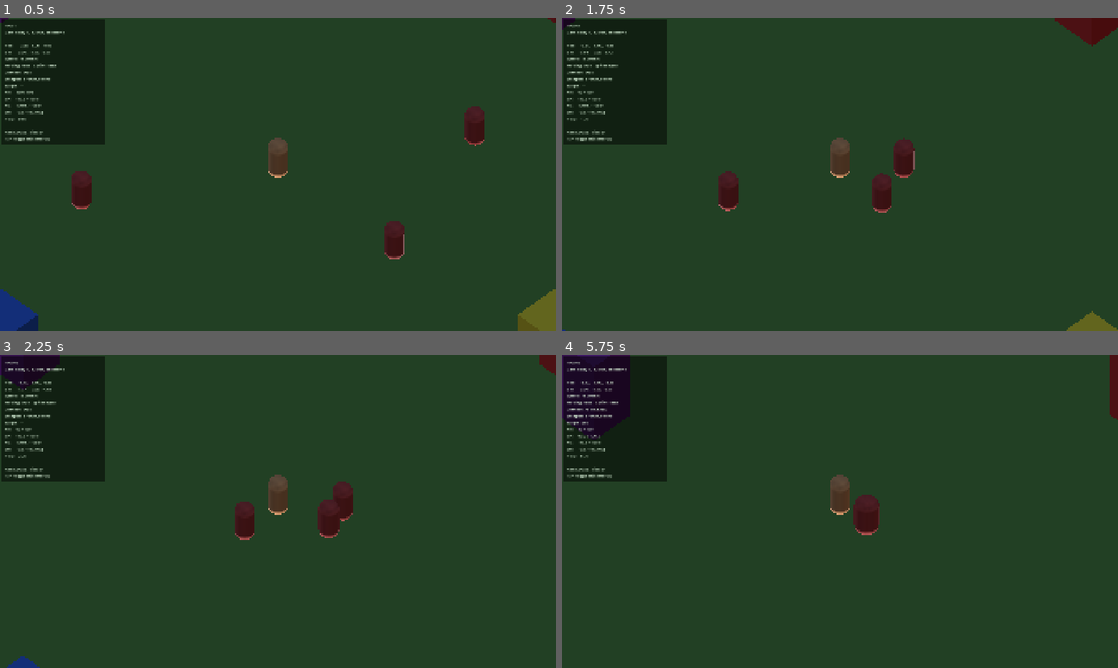
Above: before the commit, frames 1-4 (two rows, left to right).
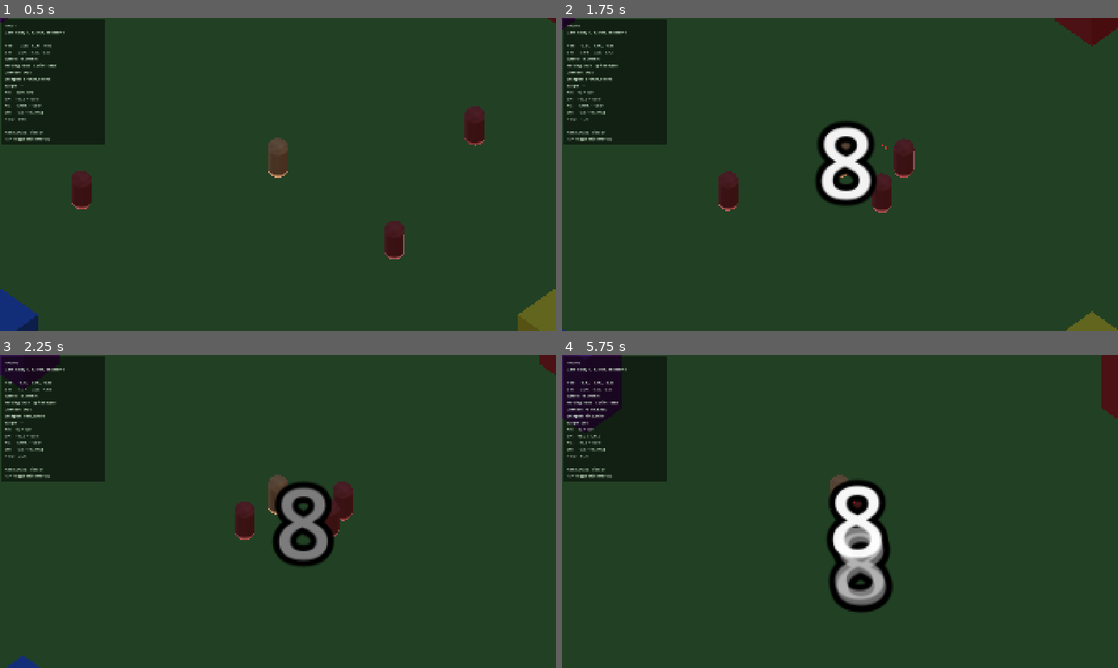
Above: after the commit, the same moments.

Repository: jacksonrumley08/Sovereign
Game: Godot game, scene res://scenes/main/main.tscn
The game is run twice, just before and just after one commit, with the same random seed, the same clock (stepped at 60 frames per second) and the same inputs.
Inputs (mouse positions are in pixels of both pictures, inside the frame that each line leads up to):
- Up to frame 1 (0.5 s): no input
- Up to frame 2 (1.75 s): tap Enter at 0.5 s; move the mouse to (962, 158) at 0.52 s; tap 1 at 0.6 s; click (962, 158) at 0.67 s; tap 2 at 0.8 s; drag from (728, 190) to (812, 237) at 1.27 s
- Up to frame 3 (2.25 s): move the mouse to (333, 442) at 2.02 s; tap 3 at 2.1 s; click (333, 442) at 2.17 s
- Up to frame 4 (5.75 s): tap 4 at 2.3 s; drag from (812, 574) to (673, 464) at 2.77 s; move the mouse to (1006, 558) at 3.52 s; tap 5 at 3.6 s; click (1006, 558) at 3.67 s; tap 6 at 3.8 s; drag from (673, 464) to (756, 433) at 4.27 s; move the mouse to (867, 511) at 5.02 s; tap 7 at 5.1 s; click (867, 511) at 5.17 s; tap 1 at 5.3 s

Frame 1 is identical in both runs. In frame 2, 2.4% of the frame differs, in the area x 45-59%, y 32-60%; in frame 3, 2.4%; in frame 4, 4.8%, in the area x 3-100%, y 0-83%.

Commit message:
Combat polish: damage numbers, hit effects, weapon hotswap
- CO-015 floating damage numbers (Label3D, color-coded for crits/blocks, tween up + fade)
- CO-016 hit effect particle burst at impact point
- Weapon hotswap on number keys 1-7 for combat feel testing
  (1=flint_knife, 2=bronze_sword, 3=iron_sword, 4=bronze_spear,
   5=iron_spear, 6=bronze_mace, 7=iron_mace)

Co-Authored-By: Claude Opus 4.7 (1M context) <noreply@anthropic.com>

Diff:
--- /dev/null
+++ b/scenes/effects/damage_number.gd
@@ -0,0 +1,32 @@
+extends Node3D
+
+# CO-015: Floating damage number that tweens up + fades.
+
+@onready var label: Label3D = $Label3D
+
+const FLOAT_HEIGHT: float = 2.0
+const DURATION: float = 1.0
+
+
+func setup(amount: int, hit_zone: String, blocked: bool) -> void:
+	if blocked:
+		label.text = "BLOCKED"
+		label.modulate = Color(0.7, 0.7, 0.7, 1)
+	else:
+		label.text = str(amount)
+		# Color: red for crit/heavy/head, white normal, gray for low
+		if hit_zone == "head" or amount >= 30:
+			label.modulate = Color(1, 0.3, 0.3, 1)
+		elif amount < 5:
+			label.modulate = Color(0.7, 0.7, 0.7, 1)
+		else:
+			label.modulate = Color(1, 1, 1, 1)
+
+
+func _ready() -> void:
+	var start_pos: Vector3 = global_position
+	var end_pos: Vector3 = start_pos + Vector3(0, FLOAT_HEIGHT, 0)
+	var tween := create_tween().set_parallel(true)
+	tween.tween_property(self, "global_position", end_pos, DURATION).set_trans(Tween.TRANS_QUAD).set_ease(Tween.EASE_OUT)
+	tween.tween_property(label, "modulate:a", 0.0, DURATION).set_trans(Tween.TRANS_QUAD).set_ease(Tween.EASE_IN)
+	tween.chain().tween_callback(queue_free)
--- /dev/null
+++ b/scenes/effects/damage_number.tscn
@@ -0,0 +1,15 @@
+[gd_scene load_steps=2 format=3 uid="uid://b8sov1damnum001"]
+
+[ext_resource type="Script" path="res://scenes/effects/damage_number.gd" id="1_dn"]
+
+[node name="DamageNumber" type="Node3D"]
+script = ExtResource("1_dn")
+
+[node name="Label3D" type="Label3D" parent="."]
+billboard = 1
+no_depth_test = true
+fixed_size = true
+pixel_size = 0.01
+font_size = 64
+outline_size = 16
+text = "0"
--- /dev/null
+++ b/scenes/effects/hit_effect.gd
@@ -0,0 +1,12 @@
+extends Node3D
+
+# CO-016: Hit effect particle burst at impact point.
+
+@onready var particles: GPUParticles3D = $GPUParticles3D
+
+
+func _ready() -> void:
+	particles.emitting = true
+	# Auto-despawn shortly after particles finish
+	await get_tree().create_timer(particles.lifetime + 0.5).timeout
+	queue_free()
--- /dev/null
+++ b/scenes/effects/hit_effect.tscn
@@ -0,0 +1,37 @@
+[gd_scene load_steps=5 format=3 uid="uid://b8sov1hitfx0001"]
+
+[ext_resource type="Script" path="res://scenes/effects/hit_effect.gd" id="1_hf"]
+
+[sub_resource type="SphereMesh" id="SphereMesh_1"]
+radius = 0.05
+height = 0.1
+radial_segments = 6
+rings = 3
+
+[sub_resource type="StandardMaterial3D" id="StandardMaterial3D_1"]
+shading_mode = 0
+albedo_color = Color(0.95, 0.2, 0.15, 1)
+
+[sub_resource type="ParticleProcessMaterial" id="ParticleProcessMaterial_1"]
+emission_shape = 1
+emission_sphere_radius = 0.1
+direction = Vector3(0, 1, 0)
+spread = 60.0
+initial_velocity_min = 2.0
+initial_velocity_max = 4.0
+gravity = Vector3(0, -9.8, 0)
+scale_min = 0.5
+scale_max = 1.5
+
+[node name="HitEffect" type="Node3D"]
+script = ExtResource("1_hf")
+
+[node name="GPUParticles3D" type="GPUParticles3D" parent="."]
+emitting = false
+amount = 16
+lifetime = 0.5
+one_shot = true
+explosiveness = 1.0
+process_material = SubResource("ParticleProcessMaterial_1")
+draw_pass_1 = SubResource("SphereMesh_1")
+material_override = SubResource("StandardMaterial3D_1")
--- a/scenes/entities/npc.gd
+++ b/scenes/entities/npc.gd
@@ -118,6 +118,24 @@
 	var amount: int = damage_result.get("final_damage", 0)
 	GameManager.log("info", "NPC hit for %d (%s)" % [amount, damage_result.get("hit_zone", "?")])
 	health_component.take_damage(amount)
+	_spawn_damage_vfx(amount, damage_result.get("hit_zone", "torso"), damage_result.get("blocked", false))
+
+
+func _spawn_damage_vfx(amount: int, zone: String, blocked: bool) -> void:
+	var hit_pos: Vector3 = global_position + Vector3(0, 1.5, 0)
+	# Damage number
+	var dn_scene: PackedScene = load("res://scenes/effects/damage_number.tscn")
+	if dn_scene:
+		var dn: Node3D = dn_scene.instantiate()
+		get_tree().current_scene.add_child(dn)
+		dn.global_position = hit_pos
+		dn.setup(amount, zone, blocked)
+	# Hit burst
+	var fx_scene: PackedScene = load("res://scenes/effects/hit_effect.tscn")
+	if fx_scene:
+		var fx: Node3D = fx_scene.instantiate()
+		get_tree().current_scene.add_child(fx)
+		fx.global_position = hit_pos
 
 
 func _on_damaged(_amount: int) -> void:
--- a/scenes/player/player.gd
+++ b/scenes/player/player.gd
@@ -50,6 +50,22 @@
 	if event is InputEventMouseButton and event.pressed:
 		if event.button_index == MOUSE_BUTTON_LEFT:
 			_handle_left_click(event.position)
+	elif event is InputEventKey and event.pressed and not event.echo:
+		# Quick weapon hotswap for testing combat feel
+		match event.keycode:
+			KEY_1: _set_weapon("flint_knife")
+			KEY_2: _set_weapon("bronze_sword")
+			KEY_3: _set_weapon("iron_sword")
+			KEY_4: _set_weapon("bronze_spear")
+			KEY_5: _set_weapon("iron_spear")
+			KEY_6: _set_weapon("bronze_mace")
+			KEY_7: _set_weapon("iron_mace")
+
+
+func _set_weapon(weapon_id: String) -> void:
+	equipped_weapon = weapon_id
+	var w: Dictionary = WeaponDefs.get_weapon(weapon_id)
+	GameManager.log("info", "Weapon → %s (dmg=%d, range=%.1fm, speed=%.2fs)" % [w["display_name"], w["damage"], w["range"], w["speed"]])
 
 
 func _physics_process(delta: float) -> void:
@@ -211,6 +227,22 @@
 	if health_component:
 		health_component.take_damage(amount)
 	GameManager.log("info", "Player hit for %d (HP=%d)" % [amount, health_component.health if health_component else -1])
+	_spawn_damage_vfx(amount, damage_result.get("hit_zone", "torso"), damage_result.get("blocked", false))
+
+
+func _spawn_damage_vfx(amount: int, zone: String, blocked: bool) -> void:
+	var hit_pos: Vector3 = global_position + Vector3(0, 1.5, 0)
+	var dn_scene: PackedScene = load("res://scenes/effects/damage_number.tscn")
+	if dn_scene:
+		var dn: Node3D = dn_scene.instantiate()
+		get_tree().current_scene.add_child(dn)
+		dn.global_position = hit_pos
+		dn.setup(amount, zone, blocked)
+	var fx_scene: PackedScene = load("res://scenes/effects/hit_effect.tscn")
+	if fx_scene:
+		var fx: Node3D = fx_scene.instantiate()
+		get_tree().current_scene.add_child(fx)
+		fx.global_position = hit_pos
 
 
 func _on_died() -> void:
